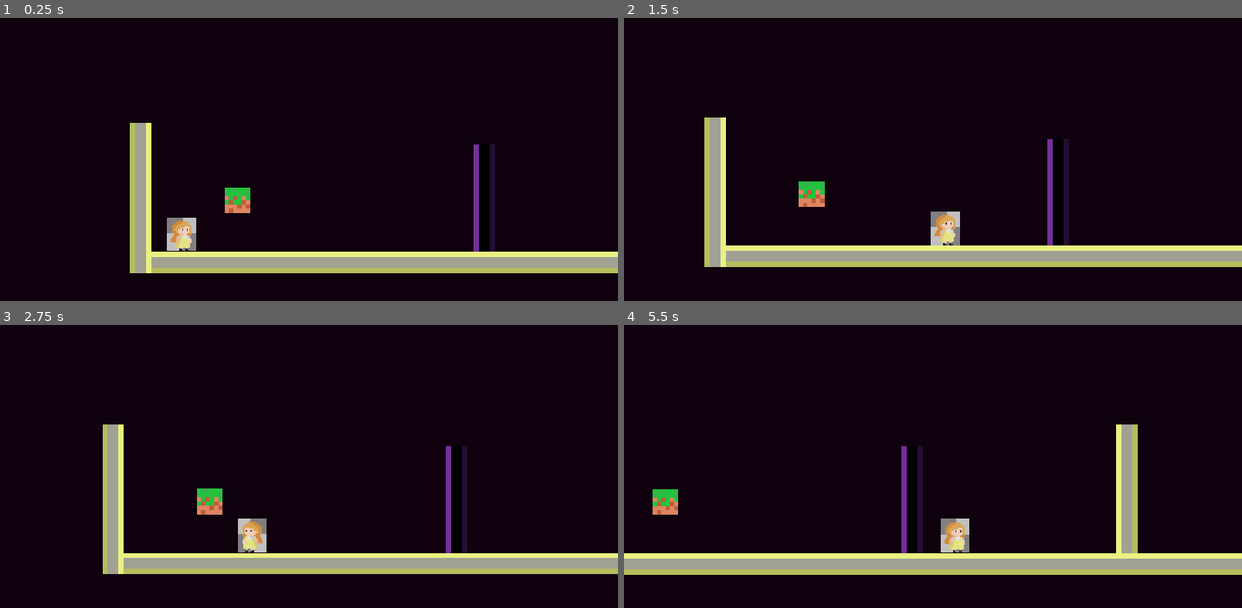
Above: before the commit, frames 1-4 (two rows, left to right).
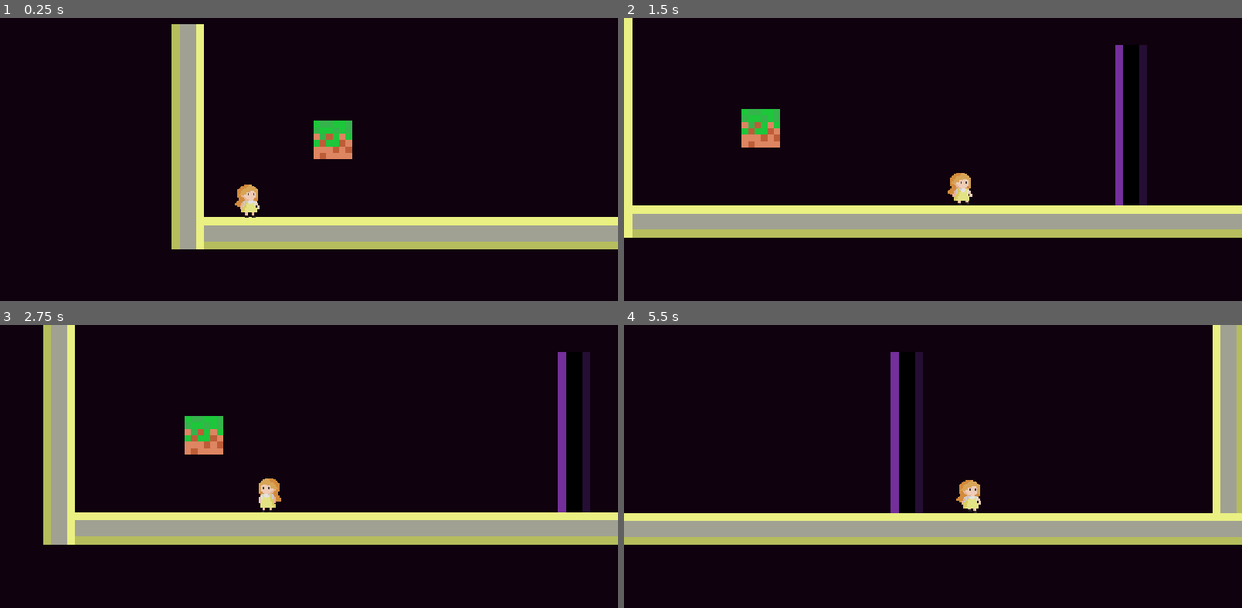
Above: after the commit, the same moments.

Repository: gicky69/GAMEJAM15
Game: Godot game, scene res://game.tscn
Two runs of this game, one before a commit and one after it. Both use one fixed random seed, a clock stepped at 60 frames per second and the inputs below.
Inputs:
- Up to frame 1 (0.25 s): no input
- Up to frame 2 (1.5 s): hold Shift (sprint) 0.53-1.28 s; hold D (right) from 0.53 s (still down); tap Space (jump) at 0.77 s; tap Shift (sprint) at 1.35 s
- Up to frame 3 (2.75 s): tap Space (jump) at 1.52 s; release D (right) at 2.03 s; hold A (left) from 2.03 s (still down); hold Shift (sprint) from 2.03 s (still down)
- Up to frame 4 (5.5 s): release A (left) at 2.78 s; release Shift (sprint) at 2.78 s; hold D (right) 2.78-4.28 s; tap Shift (sprint) at 2.85, 4.35 s; tap Space (jump) at 3.02, 3.77, 4.52 s; hold Shift (sprint) 3.53-4.28 s; hold A (left) 4.28-5.03 s; hold D (right) from 5.03 s (still down); hold Shift (sprint) from 5.03 s (still down)

The runs differ from the first frame. In frame 1, 21% of the frame differs, in the area x 21-100%, y 2-91%; in frame 2, 24%; in frame 3, 25%; in frame 4, 25%, in the area x 0-100%, y 0-89%.

Commit message:
fixed character

Diff:
--- a/Scenes/player.gd
+++ b/Scenes/player.gd
@@ -40,7 +40,7 @@
 	if direction:
 		velocity.x = direction * SPEED
 	else:
-		velocity.x = move_toward(velocity.x, 0, 15)
+		velocity.x = move_toward(velocity.x, 0, 50)
 
 	# Move and slide with the current velocity
 	move_and_slide()  # No arguments needed here
--- a/Scenes/player.tscn
+++ b/Scenes/player.tscn
@@ -1,119 +1,66 @@
-[gd_scene load_steps=18 format=3 uid="uid://cbvxoqa5qoc6v"]
+[gd_scene load_steps=10 format=3 uid="uid://cbvxoqa5qoc6v"]
 
 [ext_resource type="Script" path="res://Scenes/player.gd" id="1_75652"]
-[ext_resource type="Texture2D" uid="uid://bgbunmfa73u4t" path="res://image.png" id="2_q7lvr"]
-[ext_resource type="Texture2D" uid="uid://uudbqk3wmxx6" path="res://grass block.png" id="3_hhv8y"]
+[ext_resource type="Texture2D" uid="uid://bw8flxr4wkgl3" path="res://Assets/MC_girl-Sheet.png" id="2_w6am3"]
 
-[sub_resource type="AtlasTexture" id="AtlasTexture_tyoew"]
-atlas = ExtResource("3_hhv8y")
-region = Rect2(0, 33, 94, 33)
+[sub_resource type="AtlasTexture" id="AtlasTexture_yd6ri"]
+atlas = ExtResource("2_w6am3")
+region = Rect2(0, 0, 32, 32)
 
-[sub_resource type="AtlasTexture" id="AtlasTexture_mhhdb"]
-atlas = ExtResource("3_hhv8y")
-region = Rect2(94, 33, 94, 33)
+[sub_resource type="AtlasTexture" id="AtlasTexture_jdoos"]
+atlas = ExtResource("2_w6am3")
+region = Rect2(32, 0, 32, 32)
 
-[sub_resource type="AtlasTexture" id="AtlasTexture_3exds"]
-atlas = ExtResource("3_hhv8y")
-region = Rect2(188, 33, 94, 33)
+[sub_resource type="AtlasTexture" id="AtlasTexture_cbd3d"]
+atlas = ExtResource("2_w6am3")
+region = Rect2(64, 0, 32, 32)
 
-[sub_resource type="AtlasTexture" id="AtlasTexture_t4pmw"]
-atlas = ExtResource("3_hhv8y")
-region = Rect2(282, 33, 94, 33)
+[sub_resource type="AtlasTexture" id="AtlasTexture_o0o25"]
+atlas = ExtResource("2_w6am3")
+region = Rect2(96, 0, 32, 32)
 
-[sub_resource type="AtlasTexture" id="AtlasTexture_1d722"]
-atlas = ExtResource("3_hhv8y")
-region = Rect2(0, 66, 94, 33)
-
-[sub_resource type="AtlasTexture" id="AtlasTexture_bpp60"]
-atlas = ExtResource("3_hhv8y")
-region = Rect2(94, 66, 94, 33)
-
-[sub_resource type="AtlasTexture" id="AtlasTexture_llc88"]
-atlas = ExtResource("3_hhv8y")
-region = Rect2(188, 66, 94, 33)
-
-[sub_resource type="AtlasTexture" id="AtlasTexture_mlsax"]
-atlas = ExtResource("3_hhv8y")
-region = Rect2(282, 66, 94, 33)
-
-[sub_resource type="AtlasTexture" id="AtlasTexture_rnhsr"]
-atlas = ExtResource("3_hhv8y")
-region = Rect2(0, 99, 94, 33)
-
-[sub_resource type="AtlasTexture" id="AtlasTexture_87lyh"]
-atlas = ExtResource("3_hhv8y")
-region = Rect2(94, 99, 94, 33)
-
-[sub_resource type="AtlasTexture" id="AtlasTexture_25p3e"]
-atlas = ExtResource("3_hhv8y")
-region = Rect2(188, 99, 94, 33)
-
-[sub_resource type="AtlasTexture" id="AtlasTexture_valnv"]
-atlas = ExtResource("3_hhv8y")
-region = Rect2(282, 99, 94, 33)
+[sub_resource type="AtlasTexture" id="AtlasTexture_u3i64"]
+atlas = ExtResource("2_w6am3")
+region = Rect2(128, 0, 32, 32)
 
 [sub_resource type="SpriteFrames" id="SpriteFrames_5j8yc"]
 animations = [{
 "frames": [{
 "duration": 1.0,
-"texture": ExtResource("2_q7lvr")
+"texture": SubResource("AtlasTexture_yd6ri")
+}, {
+"duration": 1.0,
+"texture": SubResource("AtlasTexture_jdoos")
 }],
 "loop": true,
 "name": &"default",
-"speed": 2.0
+"speed": 3.0
 }, {
-"frames": [{
-"duration": 1.0,
-"texture": SubResource("AtlasTexture_tyoew")
-}, {
-"duration": 1.0,
-"texture": SubResource("AtlasTexture_mhhdb")
-}, {
-"duration": 1.0,
-"texture": SubResource("AtlasTexture_3exds")
-}, {
-"duration": 1.0,
-"texture": SubResource("AtlasTexture_t4pmw")
-}, {
-"duration": 1.0,
-"texture": SubResource("AtlasTexture_1d722")
-}, {
-"duration": 1.0,
-"texture": SubResource("AtlasTexture_bpp60")
-}, {
-"duration": 1.0,
-"texture": SubResource("AtlasTexture_llc88")
-}, {
-"duration": 1.0,
-"texture": SubResource("AtlasTexture_mlsax")
-}, {
-"duration": 1.0,
-"texture": SubResource("AtlasTexture_rnhsr")
-}, {
-"duration": 1.0,
-"texture": SubResource("AtlasTexture_87lyh")
-}, {
-"duration": 1.0,
-"texture": SubResource("AtlasTexture_25p3e")
-}, {
-"duration": 1.0,
-"texture": SubResource("AtlasTexture_valnv")
-}],
+"frames": [],
 "loop": true,
 "name": &"jumping",
 "speed": 7.0
 }, {
 "frames": [{
 "duration": 1.0,
-"texture": ExtResource("2_q7lvr")
+"texture": SubResource("AtlasTexture_cbd3d")
+}, {
+"duration": 1.0,
+"texture": SubResource("AtlasTexture_o0o25")
+}, {
+"duration": 1.0,
+"texture": SubResource("AtlasTexture_u3i64")
+}, {
+"duration": 1.0,
+"texture": SubResource("AtlasTexture_o0o25")
 }],
 "loop": true,
 "name": &"running",
-"speed": 2.0
+"speed": 5.0
 }]
 
 [sub_resource type="RectangleShape2D" id="RectangleShape2D_gduwq"]
-size = Vector2(24, 32)
+size = Vector2(9.72384, 18.3142)
 
 [node name="CharacterBody2D" type="CharacterBody2D"]
 scale = Vector2(2.15964, 2.02029)
@@ -121,11 +68,12 @@
 
 [node name="Sprite2D" type="AnimatedSprite2D" parent="."]
 texture_filter = 1
-position = Vector2(-3.8147e-06, 3.8147e-06)
-scale = Vector2(0.065, 0.065)
+position = Vector2(-2.38419e-07, 2.38419e-07)
+scale = Vector2(0.75244, 0.75244)
 sprite_frames = SubResource("SpriteFrames_5j8yc")
-animation = &"running"
 autoplay = "default"
+frame_progress = 0.492203
 
 [node name="CollisionShape2D" type="CollisionShape2D" parent="."]
+position = Vector2(0.23152, 2.72238)
 shape = SubResource("RectangleShape2D_gduwq")
--- a/game.tscn
+++ b/game.tscn
@@ -40,11 +40,13 @@
 position = Vector2(96, 414)
 
 [node name="Camera2D" type="Camera2D" parent="CharacterBody2D"]
-position = Vector2(3.24128, -34.1535)
+position = Vector2(0.463039, 3.46485)
+zoom = Vector2(1.5, 1.5)
 limit_left = -200
 limit_smoothed = true
 position_smoothing_enabled = true
 position_smoothing_speed = 7.0
+rotation_smoothing_enabled = true
 
 [node name="Block" parent="." instance=ExtResource("4_eygm4")]
 position = Vector2(200, 384)
Binary file added: Assets/MC_girl-Sheet.png
Not shown, added: Assets/MC_girl-Sheet.png.import
